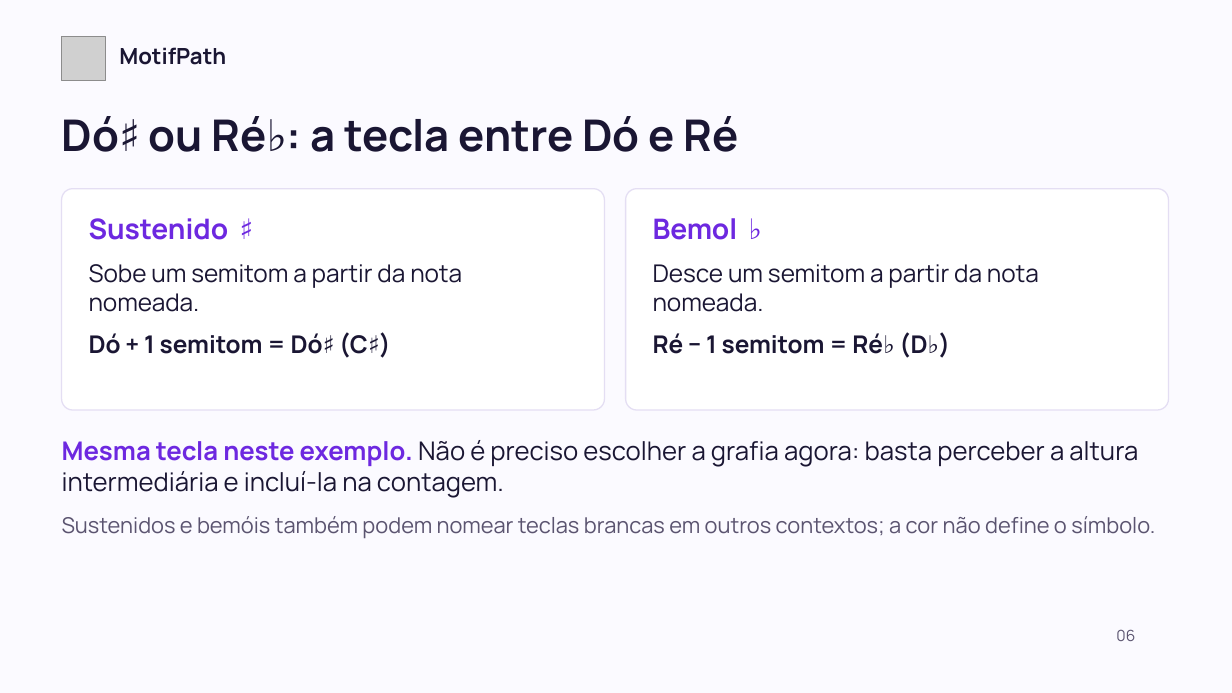
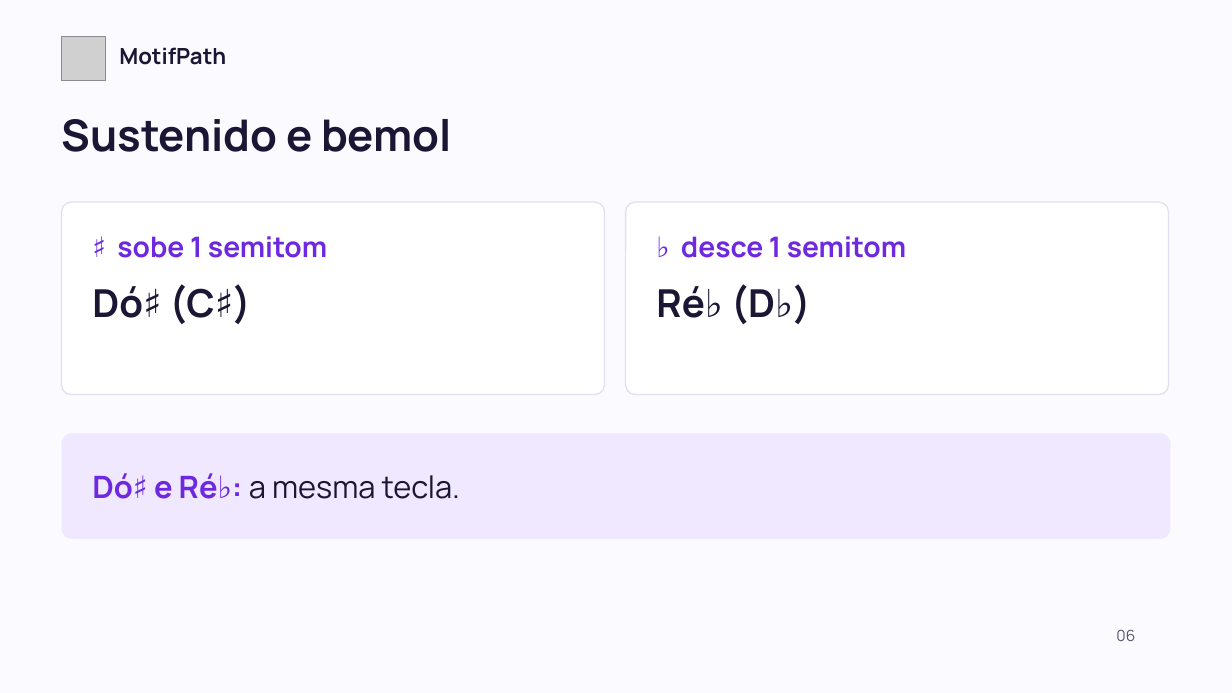
Before and after one commit to motifpath/motifpath-specs, a slide deck: slide 6 of curriculum/content/first-notes/slides/lesson-b.pt-BR.pptx. Drawn at 1232x693 pixels with LibreOffice and Linux fonts; fonts in the diff are those of the drawing; grey boxes stand for pictures. Boxes give left, top, right and bottom in pixels: in the first picture for what was removed or moved away, otherwise in the second. Text is boxed around its words. In the diff, an @@ line names an element or a change of style, - is before the commit and + after.

```diff
--- a/curriculum/content/first-notes/slides/lesson-b.pt-BR.pptx
+++ b/curriculum/content/first-notes/slides/lesson-b.pt-BR.pptx
@@ text at <box>62,119,451,152</box>: text changed @@
-Dó♯ ou Ré♭: a tecla entre Dó e Ré
+Sustenido e bemol
@@ rounded rectangle: place and size @@
-rounded rectangle at <box>62,189,605,410</box>
+rounded rectangle at <box>62,202,605,395</box>
@@ rounded rectangle: place and size @@
-rounded rectangle at <box>626,189,1169,410</box>
+rounded rectangle at <box>626,202,1169,395</box>
@@ text at <box>117,236,327,258</box>: text changed @@
-Sustenido ♯
+♯ sobe 1 semitom
@@ text at <box>681,236,906,258</box>: text changed @@
-Bemol ♭
+♭ desce 1 semitom
@@ text at <box>92,284,214,324</box>: text changed; size 19 to 30 pt; bold on @@
-Sobe um semitom a partir da nota nomeada.
-Dó + 1 semitom = Dó♯ (C♯)
+Dó♯ (C♯)
@@ text at <box>656,284,775,324</box>: text changed; size 19 to 30 pt; bold on @@
-Desce um semitom a partir da nota nomeada.
-Ré − 1 semitom = Ré♭ (D♭)
+Ré♭ (D♭)
@@ text in rounded rectangle at <box>62,440,1155,538</box>: text removed @@
-Mesma tecla neste exemplo. Não é preciso escolher a grafia agora: basta perceber a altura intermediária e incluí-la na contagem.
-Sustenidos e bemóis também podem nomear teclas brancas em outros contextos; a cor não define o símbolo.
@@ rounded rectangle: place and size @@
-rounded rectangle at <box>62,440,1155,538</box>
+rounded rectangle at <box>62,433,1171,540</box>
@@ rounded rectangle at <box>62,433,1171,540</box>: fill none to #EFE8FF @@
@@ text added at <box>92,473,460,499</box>, 24 pt, text #1A1633 @@
+Dó♯ e Ré♭: a mesma tecla.
```
Also in this commit, not shown: 11 other slides changed, 1 slide removed, 5 other files.
